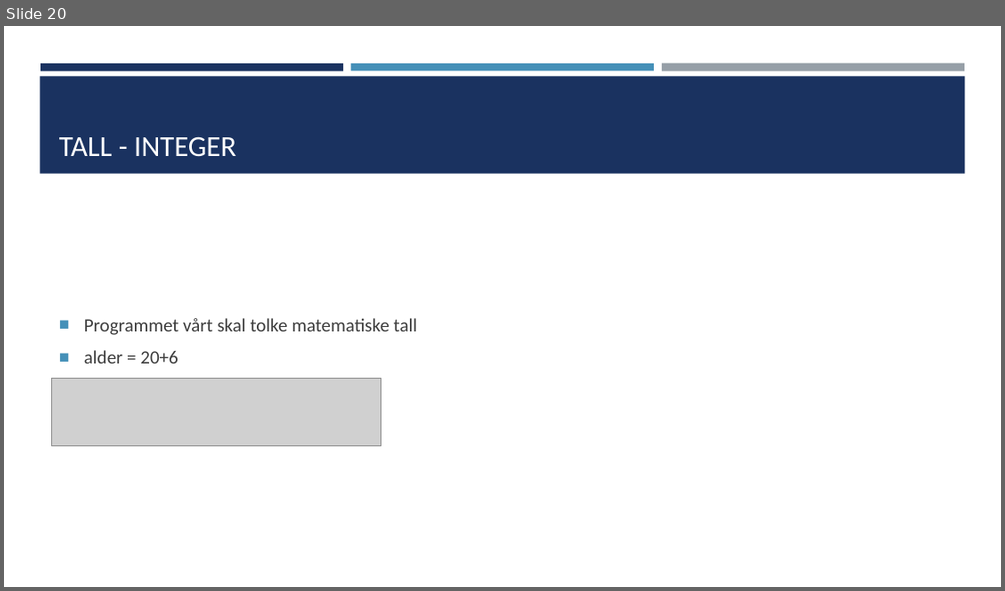
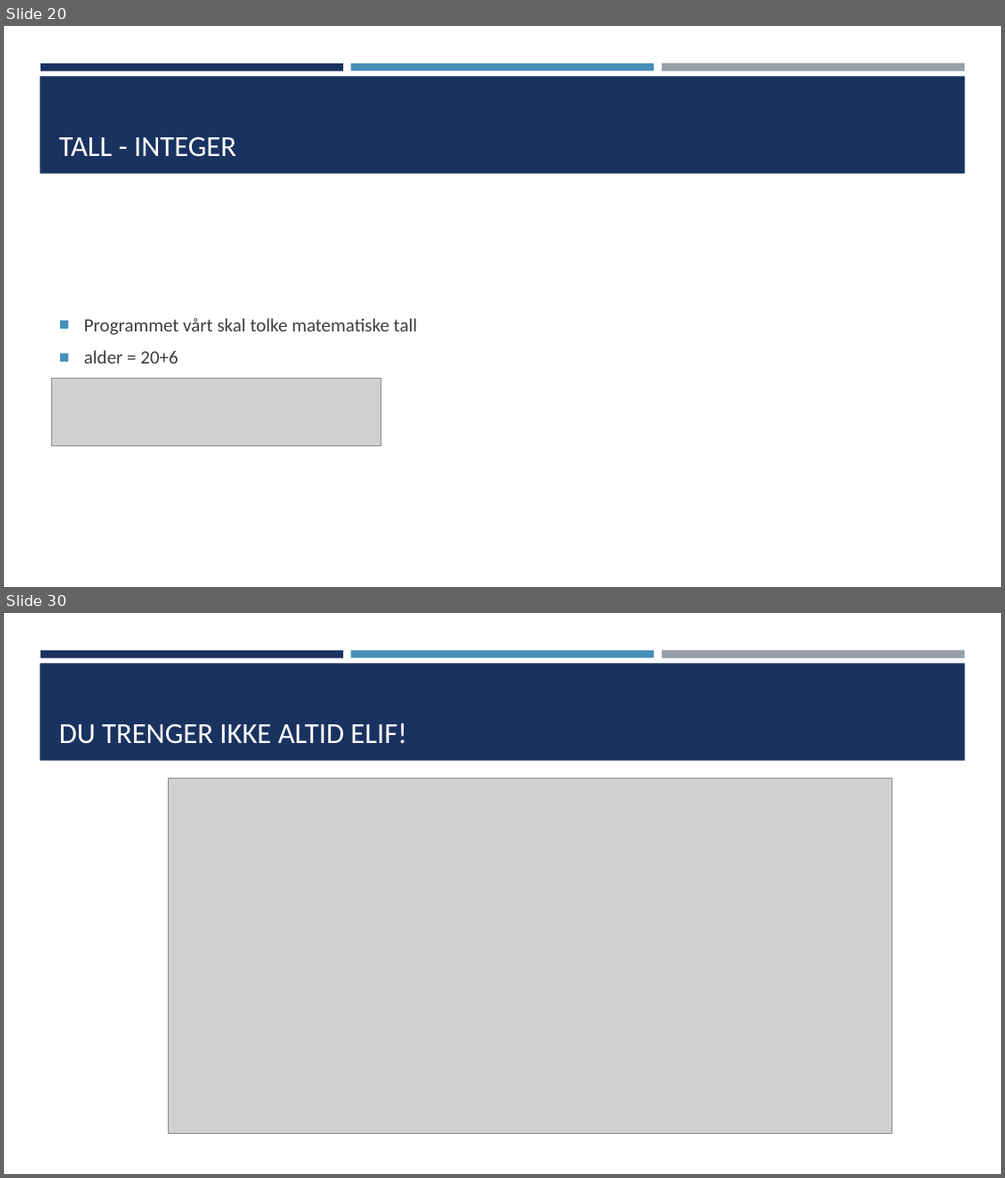
Before and after one commit to TheCodeAddiction/Learn-Python-Workshop, a slide deck: koding workshop powerpoint.pptx. Shown one above the other, each under a label of ours: slide 20 before the commit, slides 20 and 30 after it; the slides between them are not shown. The pictures are 1005x591 and 1005x1178 pixels, drawn with LibreOffice and Linux fonts; fonts in the diff are those of the drawing; grey boxes stand for pictures. Boxes give left, top, right and bottom in pixels: in the first picture for what was removed or moved away, otherwise in the second. Text is boxed around its words. In the diff, an @@ line names an element or a change of style, - is before the commit and + after.

```diff
--- a/koding workshop powerpoint.pptx
+++ b/koding workshop powerpoint.pptx
@@ slide 30 added at [4, 613, 1001, 1174], background #FFFFFF; not listed: 4 template elements that a slide beside it also shows @@
@@ title added at [59, 723, 406, 744], 28 pt, text #FFFFFF @@
+DU TRENGER IKKE ALTID ELIF!
@@ picture added at [169, 779, 891, 1133] @@
```
Also in this commit, not shown: 1 slide changed, 10 other slides added, 6 other files.
